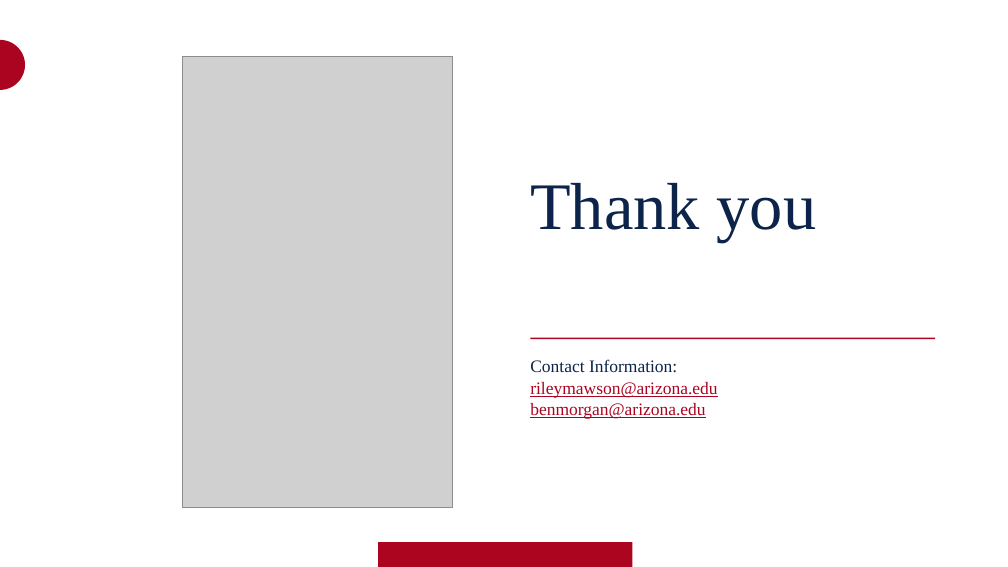
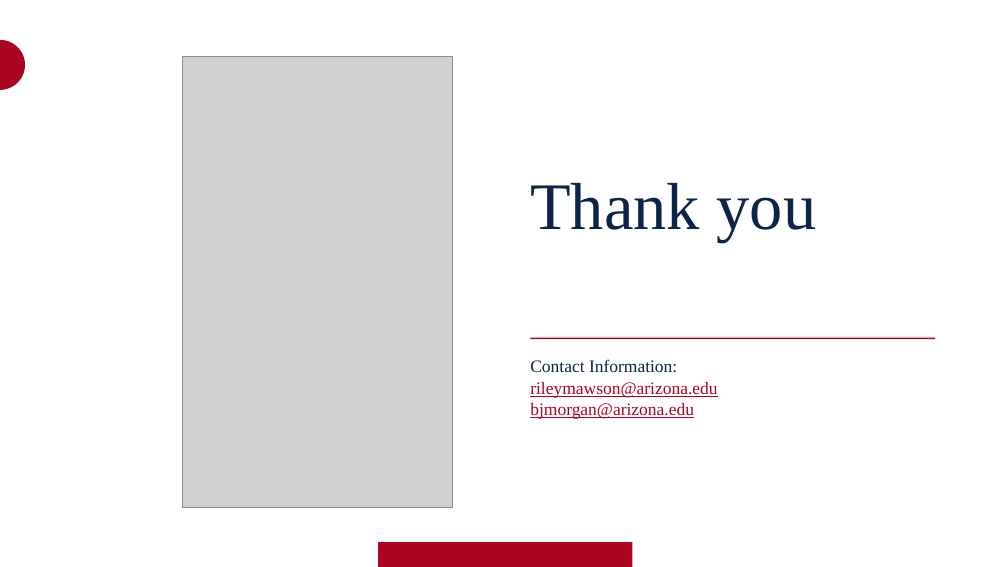
Before and after one commit to getouttatown/INFO523_DACP, a slide deck: slide 18 of DAPC_Info_523_RPM_BJMM.pptx. Drawn at 1008x567 pixels with LibreOffice and Linux fonts; fonts in the diff are those of the drawing; grey boxes stand for pictures; background and template pictures are left out. Boxes give left, top, right and bottom in pixels: in the first picture for what was removed or moved away, otherwise in the second. Text is boxed around its words. In the diff, an @@ line names an element or a change of style, - is before the commit and + after.

Commit message:
fixed email

```diff
--- a/DAPC_Info_523_RPM_BJMM.pptx
+++ b/DAPC_Info_523_RPM_BJMM.pptx
@@ text at <box>530,403,694,419</box>: text changed @@
-benmorgan@arizona.edu
+bjmorgan@arizona.edu
```
